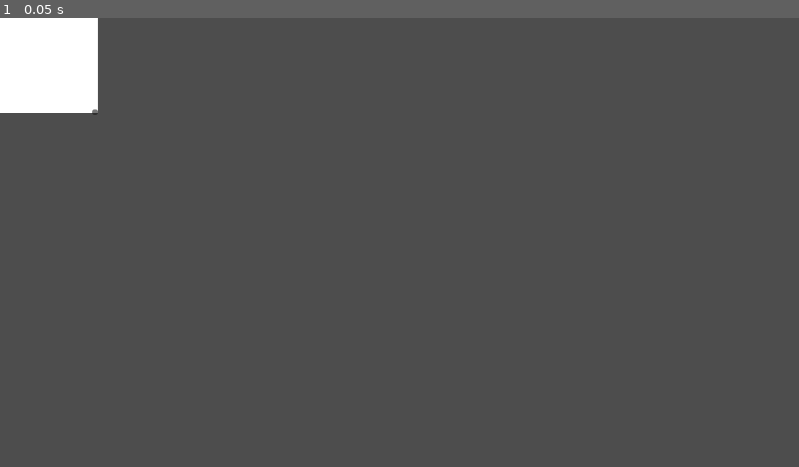
Above: before the commit, frame 1.
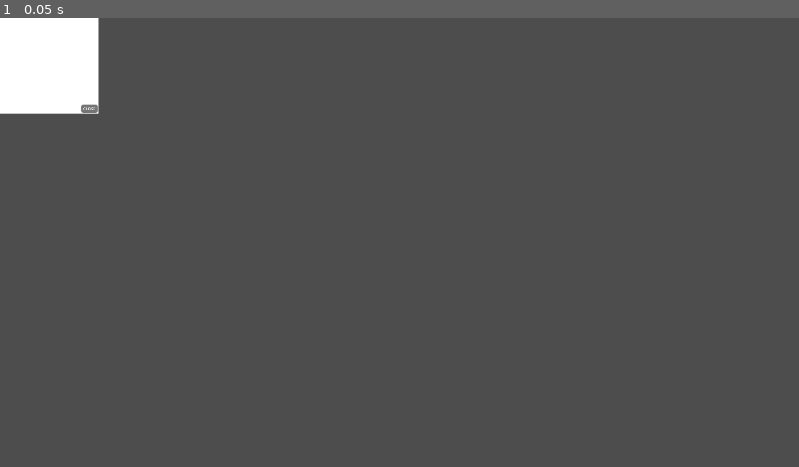
Above: after the commit, the same moment.

Repository: mitchglitchisdabestg/trust-no.-1game-jam
Game: Godot game, scene res://Scenes/Puzzles/Puzzle groundwork.tscn
Two runs of this game, one before a commit and one after it. Both use one fixed random seed, a clock stepped at 60 frames per second and the inputs below. This scene is started directly instead of the project's main scene.
Inputs:
- Up to frame 1 (0.05 s): no input

The runs differ from the first frame. In frame 1, less than 0.1% of the frame differs, in the area x 0-13%, y 0-22%.

Commit message:
Did some more work on the puzzle screen groundwork

Diff:
--- a/Scenes/Puzzles/Puzzle groundwork.tscn
+++ b/Scenes/Puzzles/Puzzle groundwork.tscn
@@ -9,30 +9,55 @@
 grow_vertical = 2
 
 [node name="ColorRect" type="ColorRect" parent="." unique_id=210102783]
+layout_mode = 1
+anchors_preset = -1
+anchor_right = 0.123
+anchor_bottom = 0.21300001
+offset_right = 0.30400085
+offset_bottom = -0.024002075
+
+[node name="TitleLabel" type="Label" parent="." unique_id=1588801652]
+layout_mode = 1
+anchors_preset = -1
+anchor_right = 0.12200001
+anchor_bottom = 0.014
+offset_right = 211.95596
+offset_bottom = 13.9279995
+scale = Vector2(0.4, 0.4)
+
+[node name="StatusLabel" type="Label" parent="." unique_id=1249983855]
 layout_mode = 0
-offset_right = 141.0
+offset_top = 127.0
+offset_right = 282.49997
+offset_bottom = 150.0
+scale = Vector2(0.4, 0.4)
+
+[node name="CloseButton" type="Button" parent="." unique_id=380983017]
+layout_mode = 0
+offset_left = 116.99999
+offset_top = 125.0
+offset_right = 136.57256
 offset_bottom = 137.0
+scale = Vector2(1.2262067, 1)
 
-[node name="Label" type="Label" parent="." unique_id=1588801652]
+[node name="CloseLabel" type="Label" parent="." unique_id=658098949]
 layout_mode = 0
-offset_right = 40.0
-offset_bottom = 23.0
+offset_left = 120.0
+offset_top = 127.0
+offset_right = 170.0
+offset_bottom = 150.0
+scale = Vector2(0.35, 0.35)
+text = "Close"
+uppercase = true
 
-[node name="GridContainer" type="GridContainer" parent="." unique_id=333949645]
-layout_mode = 0
-offset_right = 40.0
-offset_bottom = 40.0
-
-[node name="Label2" type="Label" parent="." unique_id=1249983855]
-layout_mode = 0
-offset_left = 1.0
-offset_top = 4.0
-offset_right = 41.0
-offset_bottom = 27.0
-
-[node name="Button" type="Button" parent="." unique_id=380983017]
-layout_mode = 0
-offset_left = 133.0
-offset_top = 132.0
-offset_right = 141.0
-offset_bottom = 140.0
+[node name="MarginContainer" type="MarginContainer" parent="." unique_id=554499783]
+layout_mode = 1
+anchors_preset = -1
+anchor_left = 0.006
+anchor_top = 0.012
+anchor_right = 0.116000004
+anchor_bottom = 0.187
+offset_left = 0.08799982
+offset_top = 0.22399998
+offset_right = 0.36799622
+offset_bottom = -0.1760025
